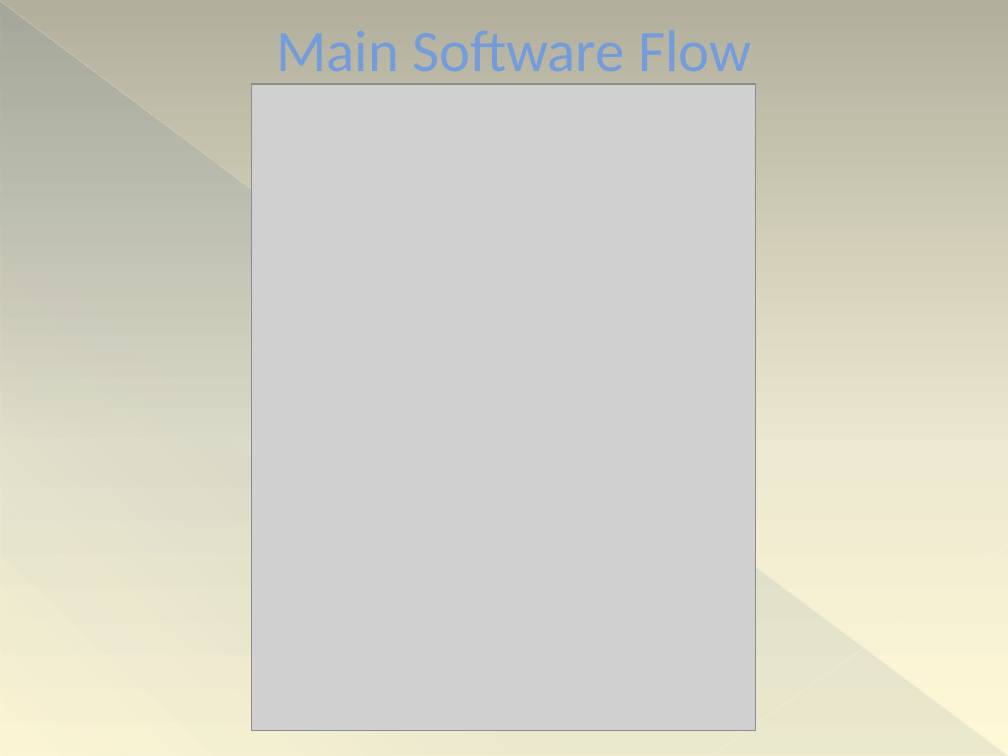
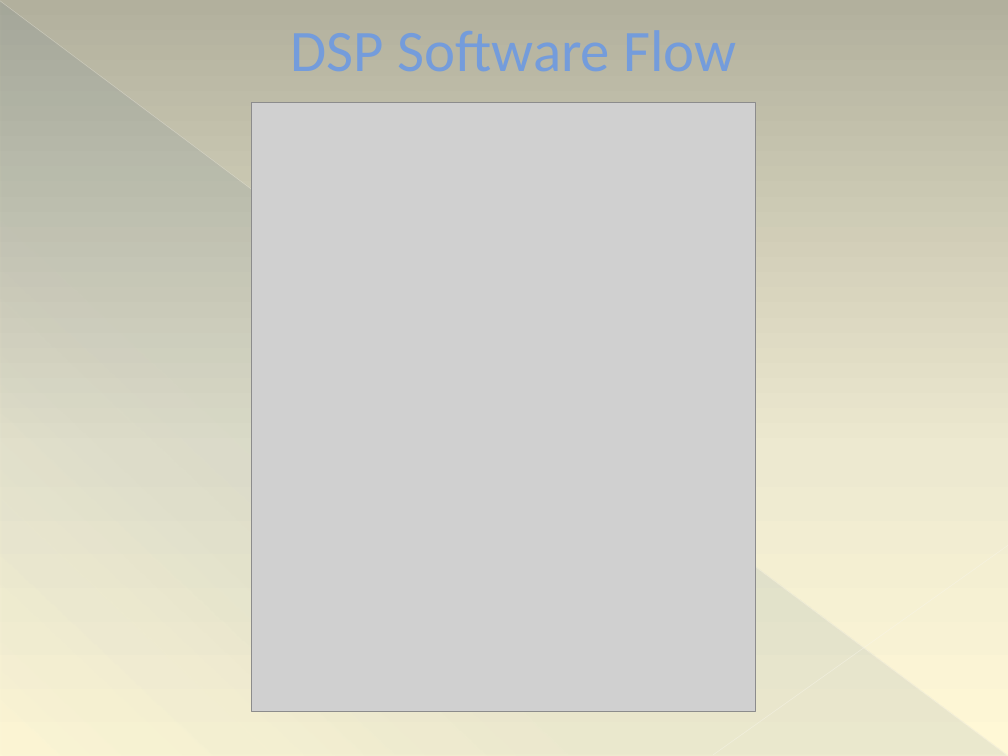
Before and after one commit to ttetelin/eyecu, a slide deck: slide 7 of PDR/PDR.pptx (slide 25 before the commit). Drawn at 1008x756 pixels with LibreOffice and Linux fonts; fonts in the diff are those of the drawing; grey boxes stand for pictures. Boxes give left, top, right and bottom in pixels: in the first picture for what was removed or moved away, otherwise in the second. Text is boxed around its words. In the diff, an @@ line names an element or a change of style, - is before the commit and + after.

```diff
--- a/PDR/PDR.pptx
+++ b/PDR/PDR.pptx
@@ title removed at (276,30,751,86) @@
-Main Software Flow
@@ picture: place and size @@
-picture at (252,84,756,730)
+picture at (252,103,756,713)
```
Also in this commit, not shown: 14 other slides changed, 4 slides added.
